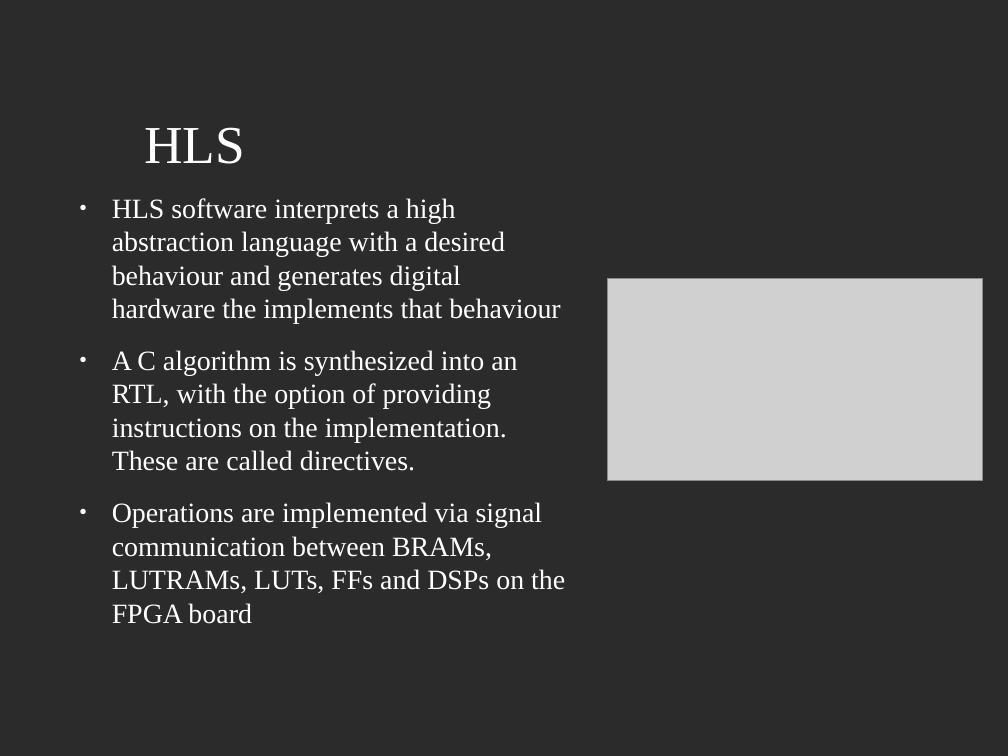
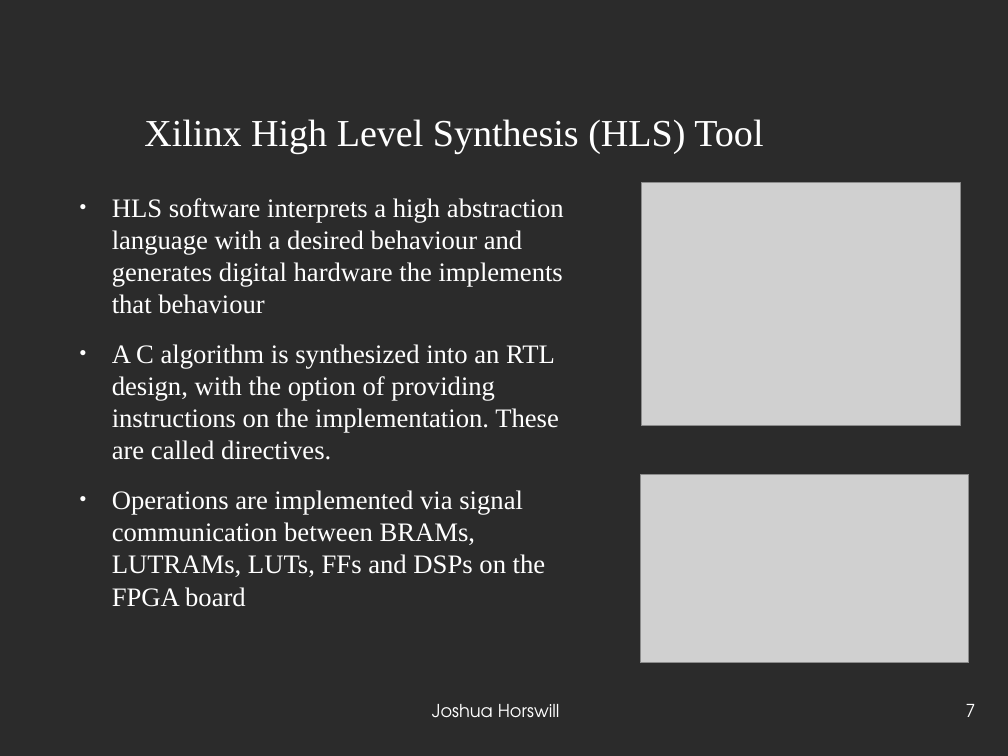
Before and after one commit to JoshCodesPhysics/dune_project, a slide deck: slide 7 of dune_notes/dune_pres/dune_project_pres.odp. Drawn at 1008x756 pixels with LibreOffice and Linux fonts; fonts in the diff are those of the drawing; grey boxes stand for pictures; background and template pictures are left out; a plain dark background stands for a picture behind light text. Boxes give left, top, right and bottom in pixels: in the first picture for what was removed or moved away, otherwise in the second. Text is boxed around its words. In the diff, an @@ line names an element or a change of style, - is before the commit and + after.

```diff
--- a/dune_notes/dune_pres/dune_project_pres.odp
+++ b/dune_notes/dune_pres/dune_project_pres.odp
@@ title at <box>144,119,763,154</box>: text changed; size 42 to 30 pt @@
-HLS
+Xilinx High Level Synthesis (HLS) Tool
@@ text at <box>112,198,564,607</box>: size 22 to 21 pt in "HLS software interprets a high abstraction language ...", "Operations are implemented via signal communication between ..." @@
@@ picture: place and size @@
-picture at <box>607,279,983,480</box>
+picture at <box>641,183,960,425</box>
@@ text at <box>112,344,559,460</box>: text changed; size 22 to 21 pt @@
-● A C algorithm is synthesized into an RTL, with the option of providing instructions on the implementation. These are called directives.
+● A C algorithm is synthesized into an RTL design, with the option of providing instructions on the implementation. These are called directives.
@@ picture added at <box>640,475,969,663</box> @@
@@ text added at <box>432,704,560,718</box>, 14 pt, text #FFFFFF @@
+Joshua Horswill
@@ page number added at <box>966,704,976,717</box>, 14 pt, text #FFFFFF @@
+7
```
Also in this commit, not shown: 8 other slides changed, 7 slides added, 5 slides removed, 3 other files.
